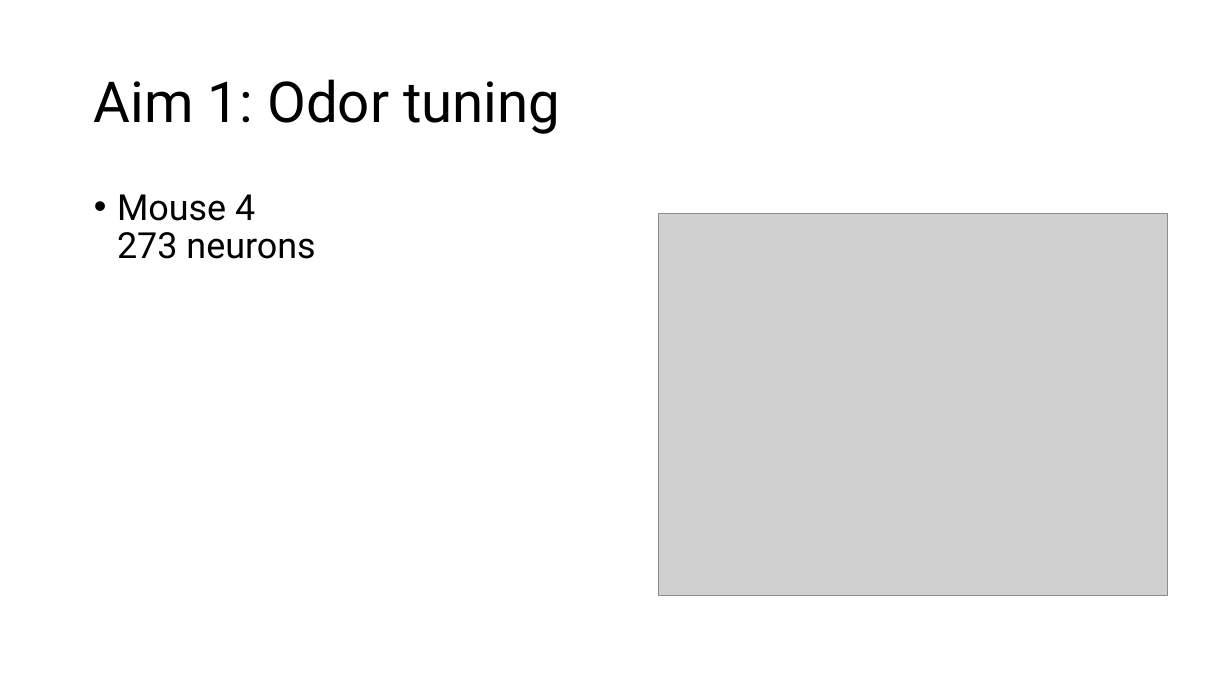
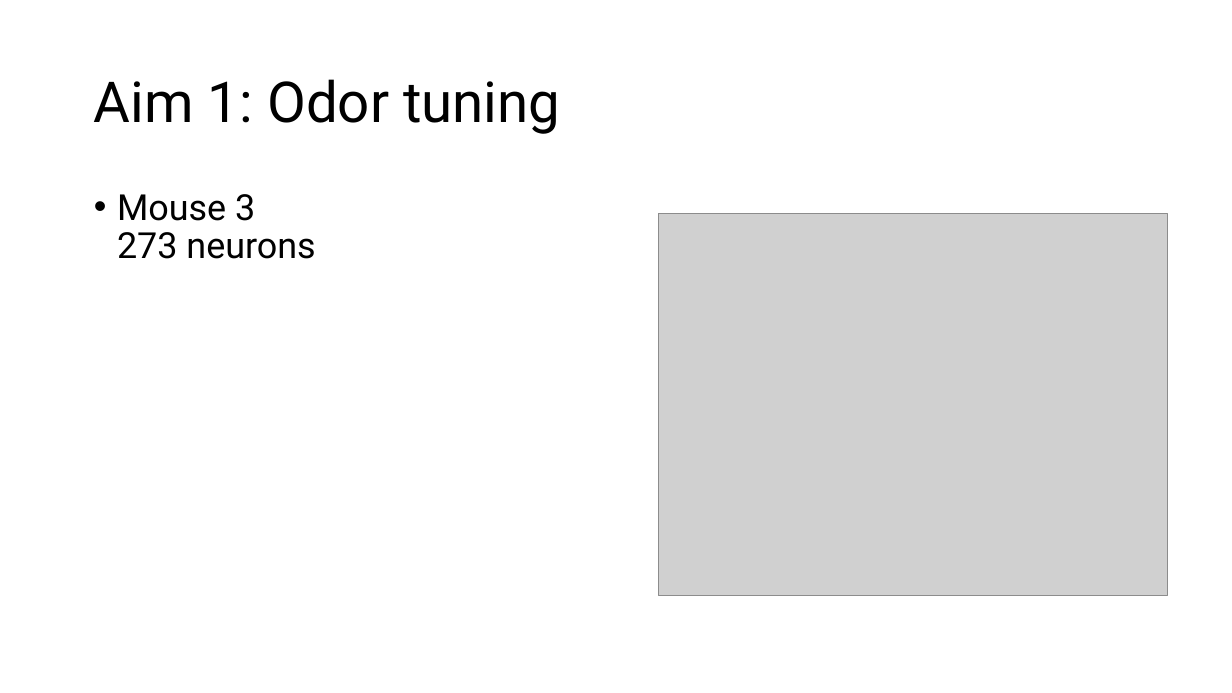
Before and after one commit to ChuehSY/NeuralSysTechProj, a slide deck: slide 5 of Presentation1.pptx. Drawn at 1232x693 pixels with LibreOffice and Linux fonts; fonts in the diff are those of the drawing; grey boxes stand for pictures. Boxes give left, top, right and bottom in pixels: in the first picture for what was removed or moved away, otherwise in the second. Text is boxed around its words. In the diff, an @@ line names an element or a change of style, - is before the commit and + after.

```diff
--- a/Presentation1.pptx
+++ b/Presentation1.pptx
@@ text at <box>117,194,315,259</box>: text changed @@
-• Mouse 4
-  273 neurons
+• Mouse 3
+  273 neurons
```
Also in this commit, not shown: 9 slides added, 1 slide removed, 1 other file.
